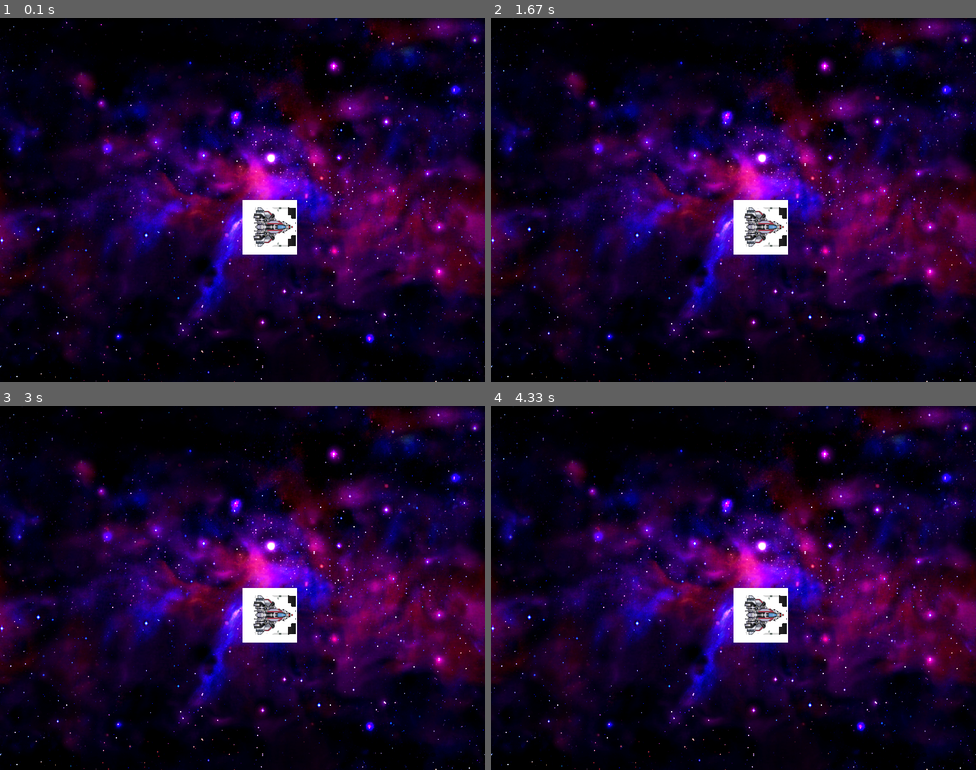
Above: before the commit, frames 1-4 (two rows, left to right).
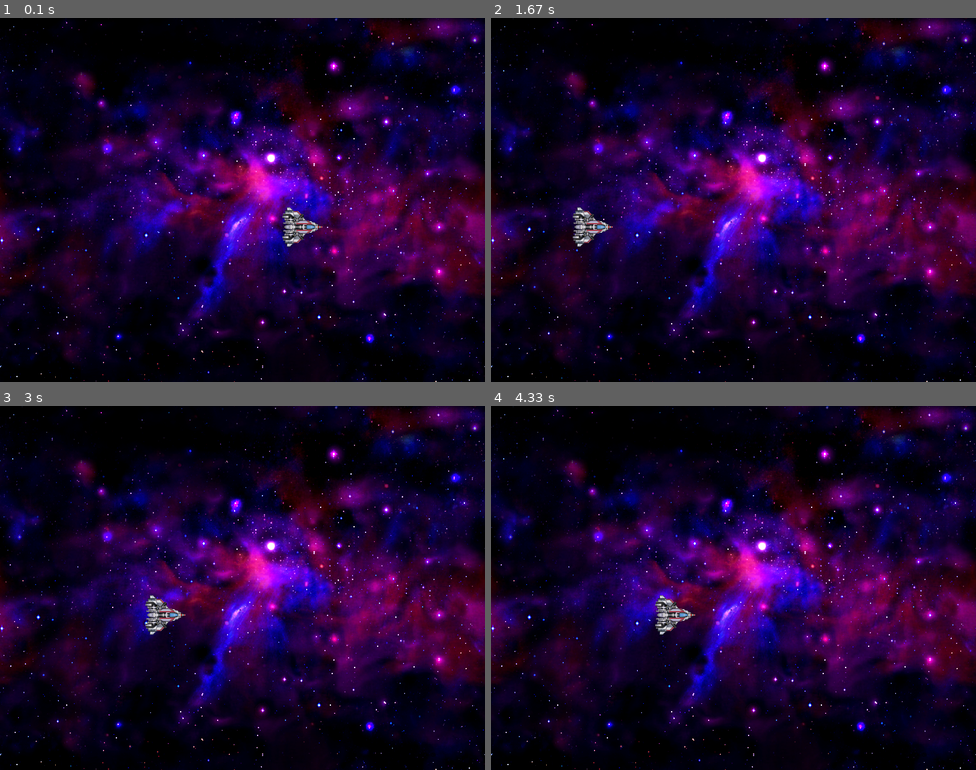
Above: after the commit, the same moments.

Repository: anselmos/pygame-ricerocks-clone
Game: pygame game, started from main.py
Same seed, same stepped clock (60 frames per second), same inputs: the game is played once before the commit and once after it.
Inputs:
- Up to frame 1 (0.1 s): no input
- Up to frame 2 (1.67 s): no input
- Up to frame 3 (3 s): no input
- Up to frame 4 (4.33 s): no input

The runs differ from the first frame. In frame 1, 1.9% of the frame differs, in the area x 50-67%, y 50-65%; in frame 2, 2.1%; in frame 3, 2.1%, in the area x 30-62%, y 50-65%; in frame 4, 2.1%.

Commit message:
Modified the ship image for proper alpha, tested out basic ship mobility

Diff:
--- a/main.py
+++ b/main.py
@@ -69,7 +69,7 @@
 		self.thrust = False
 		self.angle = angle
 		self.angle_vel = 0
-		self.image = image
+		self.image = image[0]
 		self.image_center = info.get_center()
 		self.image_size = info.get_size()
 		self.radius = info.get_radius()
@@ -113,22 +113,21 @@
         #else:
         #    canvas.draw_image(self.image, self.image_center, self.image_size, self.pos, self.image_size, self.angle)
 	def update(self):
-		pass
-        #self.pos[0] += self.vel[0]
-        #self.pos[1] += self.vel[1]
+		self.pos[0] += self.vel[0]
+		self.pos[1] += self.vel[1]
 
-        # Friction update
-        #c = 0.015
-        #self.vel[0] *= (1 - c)
-        #self.vel[1] *= (1 - c)
+		# Friction update
+		c = 0.015
+		self.vel[0] *= (1 - c)
+		self.vel[1] *= (1 - c)
 
         # Screen wrapping
 
-        #if self.pos[1] <= self.radius or self.pos[1] >= HEIGHT:
-        #    self.pos[1] = self.pos[1] % HEIGHT
+		if self.pos[1] <= self.radius or self.pos[1] >= HEIGHT:
+			self.pos[1] = self.pos[1] % HEIGHT
 
-        #if self.pos[0] <= 0 or self.pos[0] >= WIDTH:
-        #    self.pos[0] = self.pos[0] % WIDTH
+		if self.pos[0] <= 0 or self.pos[0] >= WIDTH:
+			self.pos[0] = self.pos[0] % WIDTH
 
         # Thrusting forward
         #forward = angle_to_vector(self.angle)
@@ -136,7 +135,11 @@
         #    self.vel[0] += forward[0] * 0.1
         #    self.vel[1] += forward[1] * 0.1
         #self.angle += self.angle_vel
-
+def draw(screen):
+	global my_ship
+	screen.fill((0, 0, 0))
+	my_ship.draw(screen)
+	pygame.display.flip()
 def main():
 	# Init pygame
 	pygame.init()
@@ -146,8 +149,8 @@
 	# Load the graphics
 	ship_info = ImageInfo([45, 45], [90, 90], 35)
 	ship_sheet = spritesheet.spritesheet('art/double_ship.png')
-	ship_images = ship_sheet.image_at((0, 0, 90, 90))
-	#ship_images = load_image('double_ship.png')
+	ship_images = ship_sheet.images_at(((0, 0, 90, 90),(90, 0, 90,90)), colorkey=(255, 255, 255))
+	#ship_images = load_image('double_ship2.png')
 	# Load the sounds
 	soundtrack = load_sound('music.ogg')
 	missile_sound = load_sound('shoot.wav')
@@ -155,11 +158,11 @@
 	explosion_sound = load_sound('explode.wav')
 
 	# Init the ship and other objects
-	my_ship = Ship([WIDTH / 2, HEIGHT / 2], [0, 0], 0, ship_images, ship_info)
+	my_ship = Ship([WIDTH / 2, HEIGHT / 2], [10, 0], 0, ship_images, ship_info)
 
 	# Draw the background
 	background = load_image('nebula_blue.f2014.png')
-	screen.blit(background, (0,0))
+	#screen.blit(background, (0,0))
 	pygame.display.flip()
 
 	# Init game objects
@@ -172,9 +175,15 @@
 		for event in pygame.event.get():
 			if event.type == QUIT:
 				return
+		# Update everything
+		my_ship.update()
+
 		# Draw everything
+		#screen.fill((0, 0, 0))
+		screen.blit(background, (0,0))
 		my_ship.draw(screen)
 		pygame.display.flip()
+		#draw(screen)
 print ("If you can see this, then PyGame was succesfully imported")
 
 
Binary file changed: art/double_ship.png
